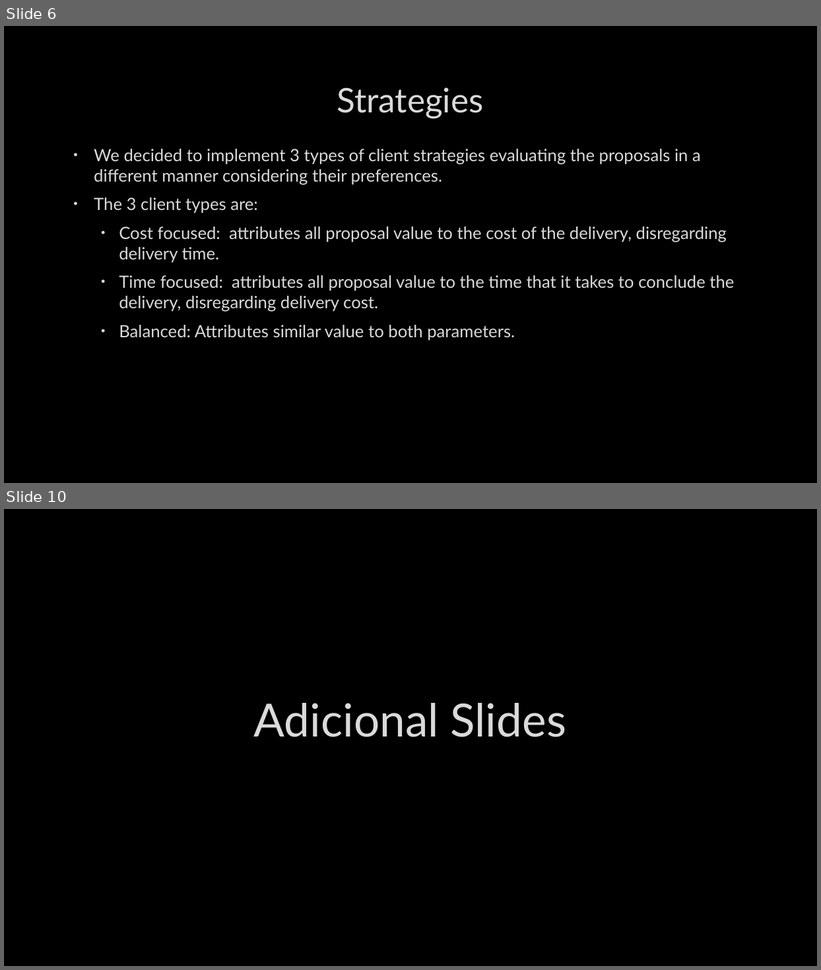
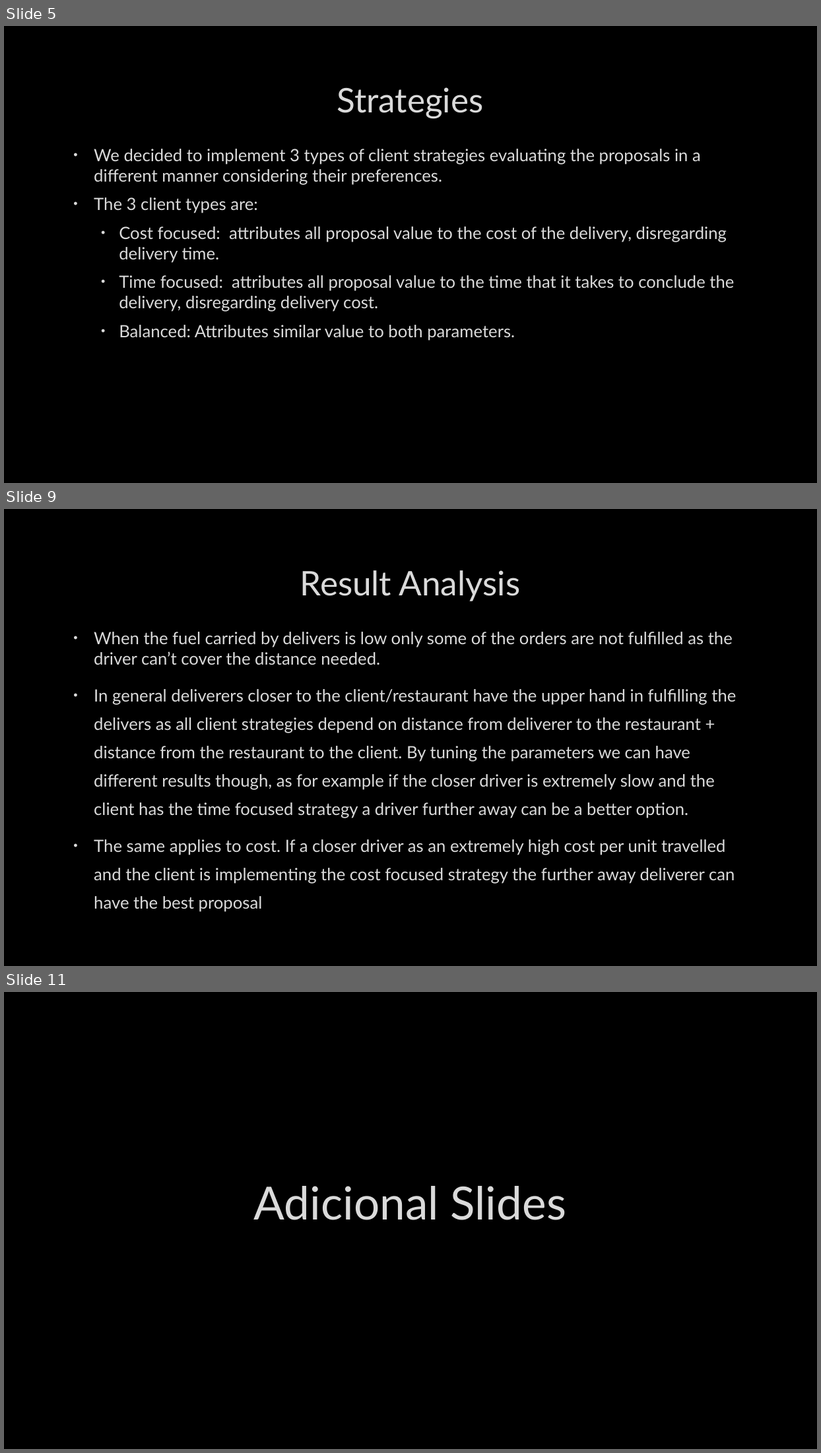
Before and after one commit to joao0903/ASMA, a slide deck: docs/Uber Eats.pptx. Shown one above the other, each under a label of ours: slides 6 and 10 before the commit, slides 5, 9 and 11 after it; the slides between them are not shown. The pictures are 821x970 and 821x1453 pixels, drawn with LibreOffice and Linux fonts; fonts in the diff are those of the drawing; background and template pictures are left out. Boxes give left, top, right and bottom in pixels: in the first picture for what was removed or moved away, otherwise in the second. Text is boxed around its words. In the diff, an @@ line names an element or a change of style, - is before the commit and + after.

```diff
--- a/docs/Uber Eats.pptx
+++ b/docs/Uber Eats.pptx
@@ slide 9 added at bbox=[4, 509, 817, 966], background picture (left out) @@
@@ title added at bbox=[300, 570, 521, 601], 40 pt, text #DADADA @@
+Result Analysis
@@ text added at bbox=[94, 632, 736, 912], 20 pt, text #DADADA @@
+• When the fuel carried by delivers is low only some of the orders are not fulfilled as the driver can’t cover the distance needed.
+• In general deliverers closer to the client/restaurant have the upper hand in fulfilling the delivers as all client strategies depend on distance from deliverer to the restaurant + distance from the restaurant to the client. By tuning the parameters we can have different results though, as for example if the closer driver is extremely slow and the client has the time focused strategy a driver further away can be a better option.
+• The same applies to cost. If a closer driver as an extremely high cost per unit travelled and the client is implementing the cost focused strategy the further away deliverer can have the best proposal
@@ what was slide 6 is now slide 5 @@
@@ what was slide 10 is now slide 11 @@
```
Also in this commit, not shown: 5 slides changed, 8 other slides added, 3 slides removed, 4 other files.
